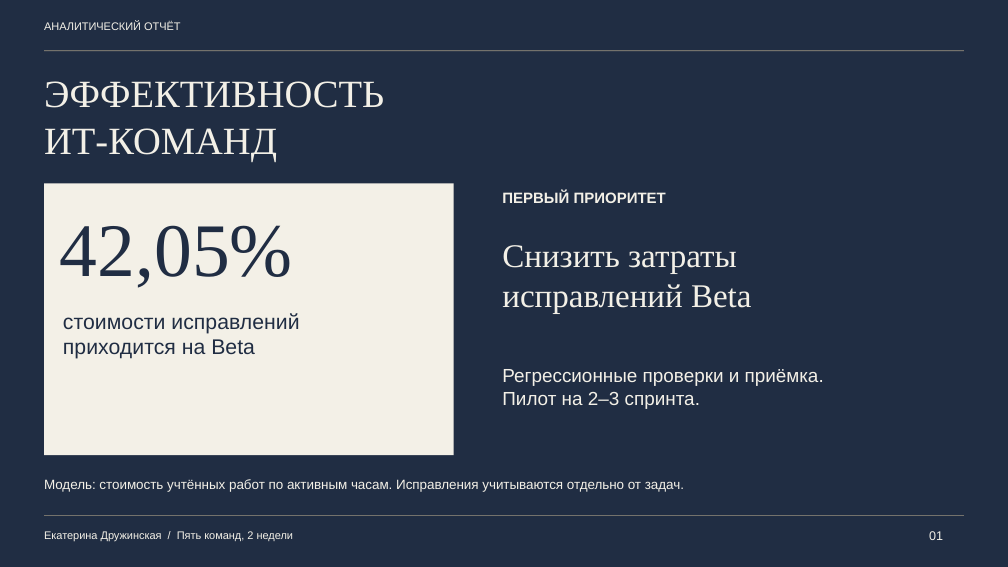
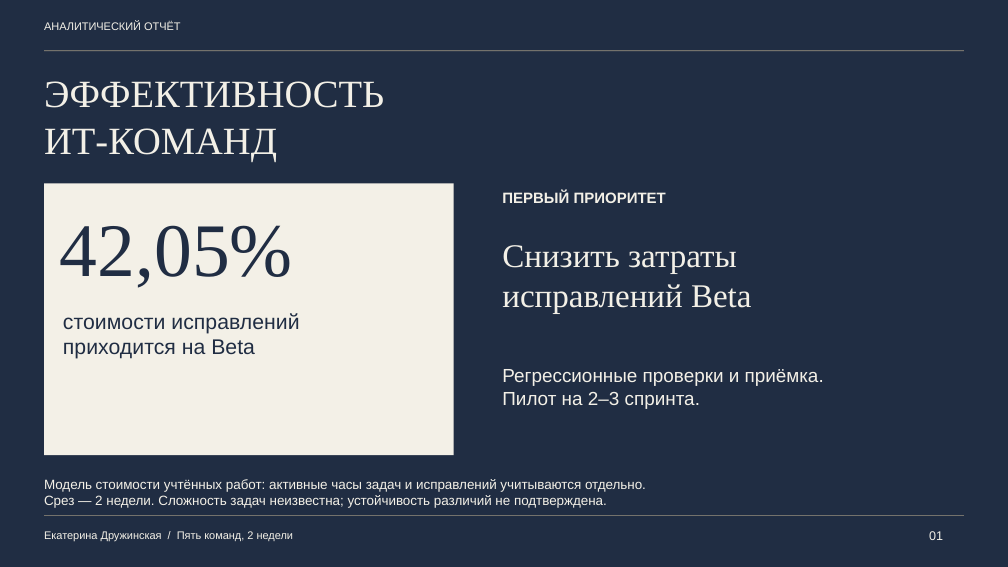
Before and after one commit to druzhinskaia/team-performance-analysis, a slide deck: slide 1 of files/02_presentation.pptx. Drawn at 1008x567 pixels with LibreOffice and Linux fonts; fonts in the diff are those of the drawing. Boxes give left, top, right and bottom in pixels: in the first picture for what was removed or moved away, otherwise in the second. Text is boxed around its words. In the diff, an @@ line names an element or a change of style, - is before the commit and + after.

```diff
--- a/files/02_presentation.pptx
+++ b/files/02_presentation.pptx
@@ text at (44,479,646,508): text changed @@
-Модель: стоимость учтённых работ по активным часам. Исправления учитываются отдельно от задач.
+Модель стоимости учтённых работ: активные часы задач и исправлений учитываются отдельно.
+Срез — 2 недели. Сложность задач неизвестна; устойчивость различий не подтверждена.
```
Also in this commit, not shown: 3 other slides changed, 17 other files.
